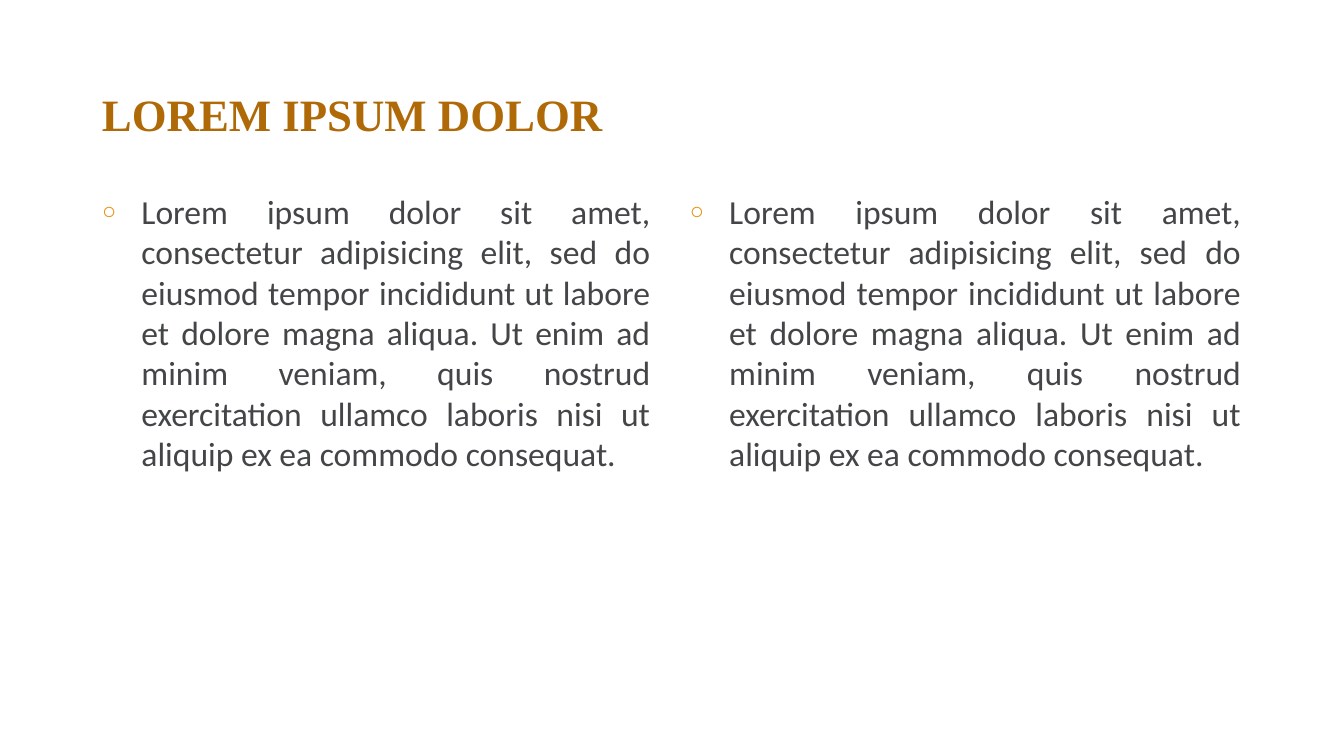
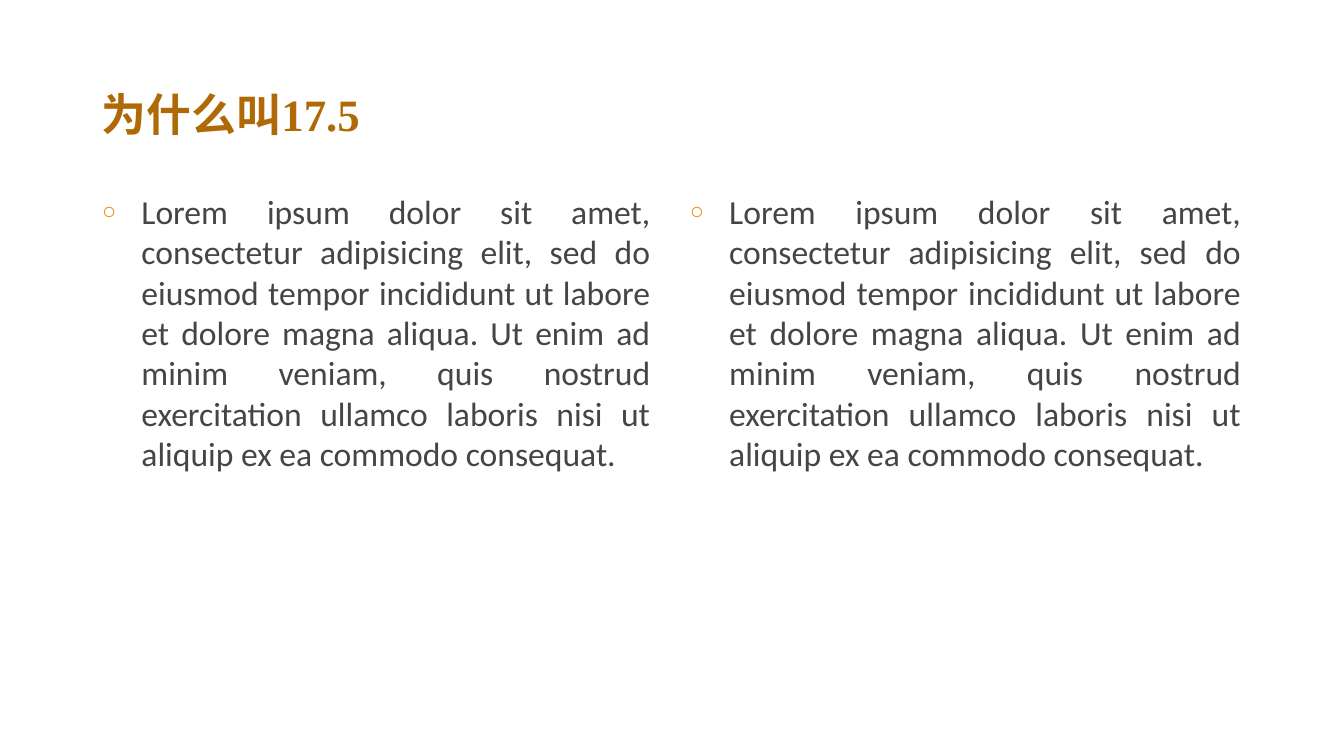
Before and after one commit to FredJiangFei/freetalk, a slide deck: slide 2 of 17.5/橙子.pptx (slide 3 before the commit). Drawn at 1344x756 pixels with LibreOffice and Linux fonts; fonts in the diff are those of the drawing; background and template pictures are left out. Boxes give left, top, right and bottom in pixels: in the first picture for what was removed or moved away, otherwise in the second. Text is boxed around its words. In the diff, an @@ line names an element or a change of style, - is before the commit and + after.

Commit message:
175

```diff
--- a/17.5/橙子.pptx
+++ b/17.5/橙子.pptx
@@ text at box(102, 93, 360, 135): text changed @@
-LOREM IPSUM DOLOR
+为什么叫17.5
```
Also in this commit, not shown: 4 slides added, 1 slide removed.
